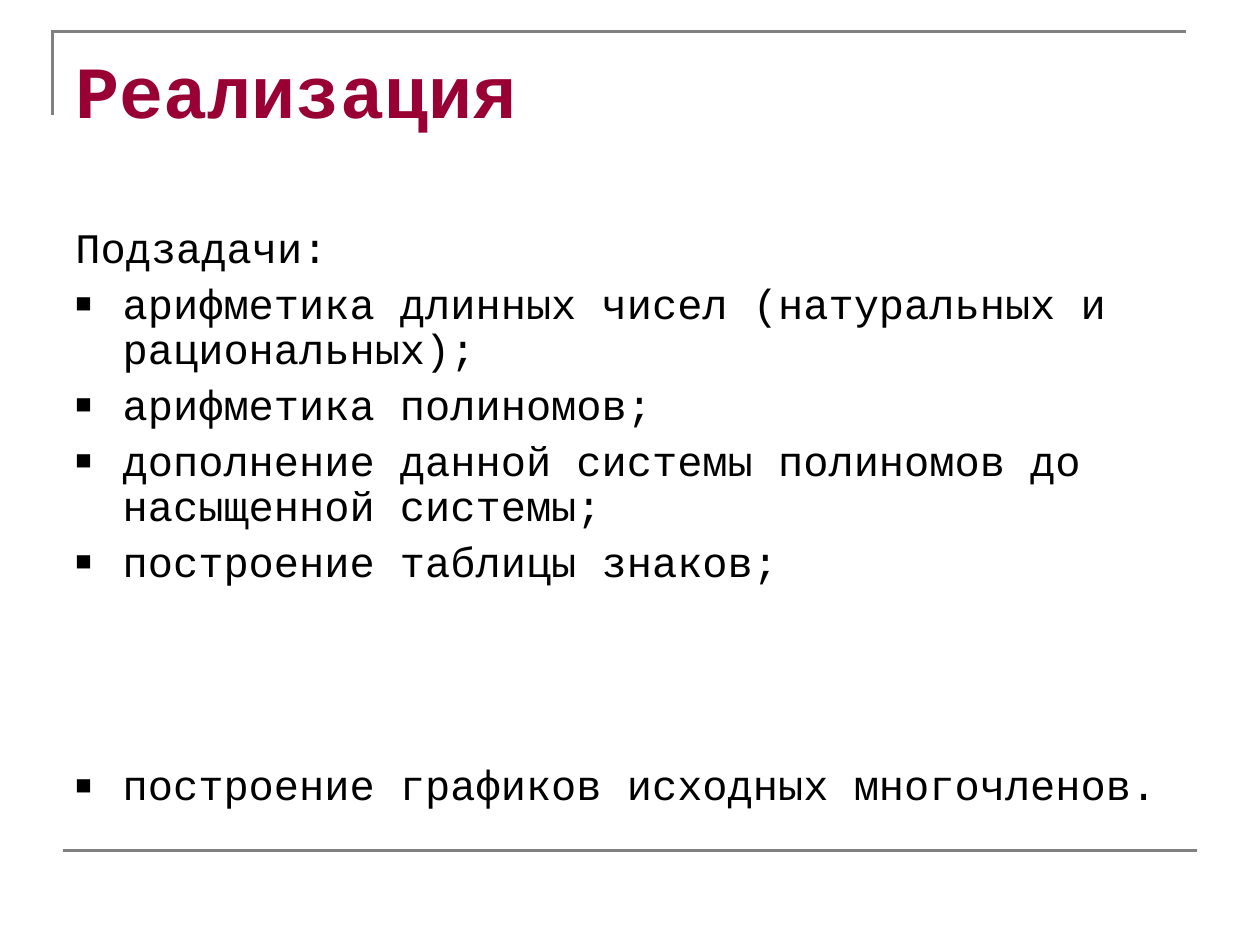
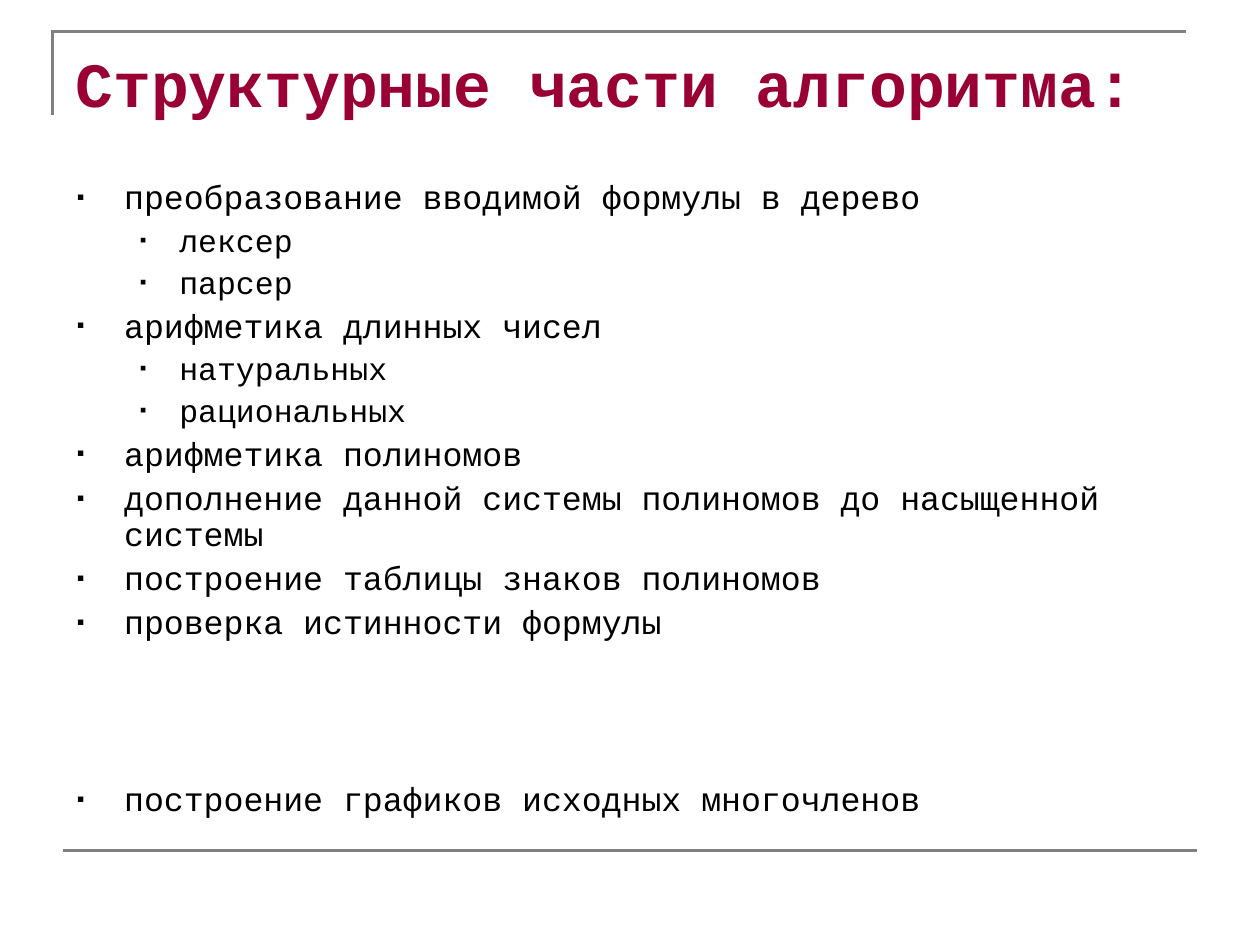
Before and after one commit to abreslav/tarsky, a slide deck: slide 3 of docs/Алгоритм Тарского.ppt. Drawn at 1260x945 pixels with LibreOffice and Linux fonts; fonts in the diff are those of the drawing. Boxes give left, top, right and bottom in pixels: in the first picture for what was removed or moved away, otherwise in the second. Text is boxed around its words. In the diff, an @@ line names an element or a change of style, - is before the commit and + after.

```diff
--- a/docs/Алгоритм Тарского.ppt
+++ b/docs/Алгоритм Тарского.ppt
@@ title removed at (75,69,516,133) @@
-Реализация
@@ title added at (75,65,1134,120), 36 pt, text #990033, bold @@
+Структурные части алгоритма:
@@ text at (124,185,1099,818): text changed; size 24 to 19 pt @@
-Подзадачи:
-■ арифметика длинных чисел (натуральных и рациональных);
-■ арифметика полиномов;
-■ дополнение данной системы полиномов до насыщенной системы;
-■ построение таблицы знаков;
-■ построение графиков исходных многочленов.
+▪ преобразование вводимой формулы в дерево
+  ▪ лексер
+  ▪ парсер
+▪ арифметика длинных чисел
+  ▪ натуральных
+  ▪ рациональных
+▪ арифметика полиномов
+▪ дополнение данной системы полиномов до насыщенной системы
+▪ построение таблицы знаков полиномов
+▪ проверка истинности формулы
+▪ построение графиков исходных многочленов
```
Also in this commit, not shown: 3 other slides changed, 5 slides added.
